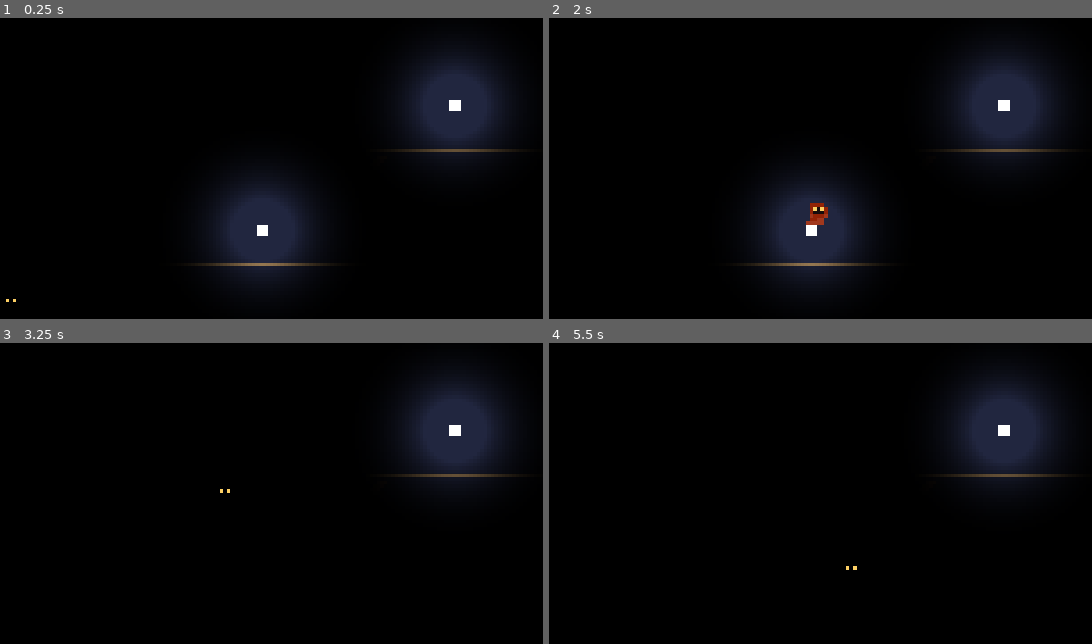
Above: before the commit, frames 1-4 (two rows, left to right).
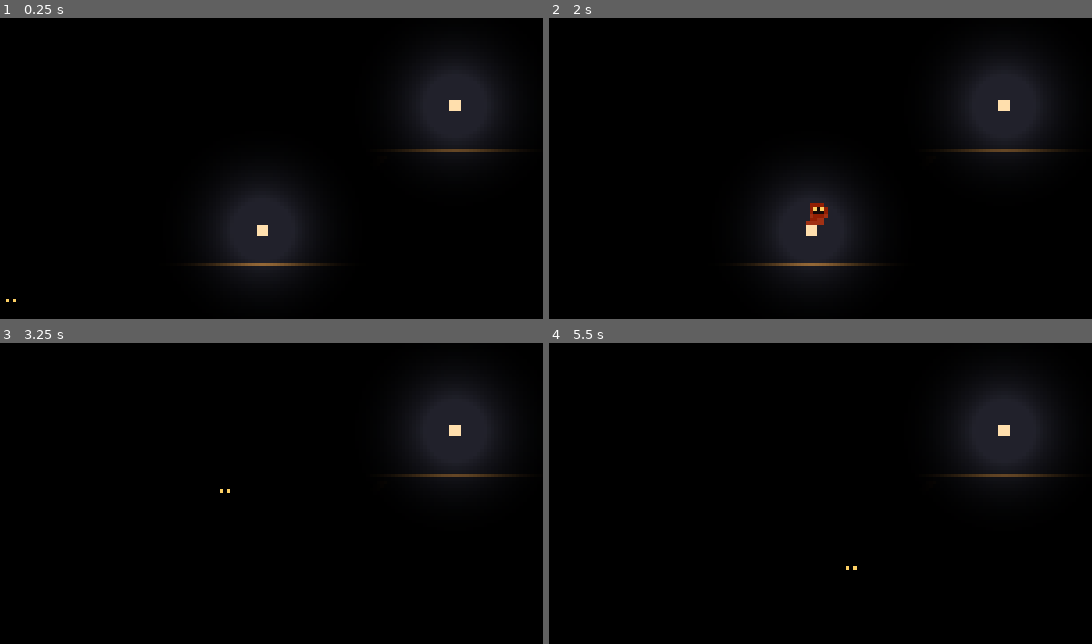
Above: after the commit, the same moments.

Repository: theoratkin/little-light-hoarder
Game: Godot game, scene res://scene/root.tscn
Same seed, same stepped clock (60 frames per second), same inputs: the game is played once before the commit and once after it.
Inputs:
- Up to frame 1 (0.25 s): no input
- Up to frame 2 (2 s): tap Enter at 0.5 s; hold D (right) from 0.53 s (still down); tap W (jump) at 0.77, 1.52 s; tap Space at 1.25 s
- Up to frame 3 (3.25 s): tap Enter at 2 s; release D (right) at 2.03 s; hold A (left) 2.03-2.78 s; tap Space at 2.75 s; hold D (right) from 2.78 s (still down); tap W (jump) at 3.02 s
- Up to frame 4 (5.5 s): tap Enter at 3.5 s; tap W (jump) at 3.77, 4.52 s; tap Space at 4.25 s; release D (right) at 4.28 s; hold A (left) 4.28-5.03 s; hold D (right) from 5.03 s (still down)

The runs differ from the first frame. In frame 1, 0.2% of the frame differs, in the area x 46-85%, y 27-83%; in frame 2, 0.2%; in frame 3, less than 0.1%; in frame 4, less than 0.1%.

Commit message:
Add yellow tint to the light

Diff:
--- a/prefab/light_mask.tscn
+++ b/prefab/light_mask.tscn
@@ -3,4 +3,5 @@
 [ext_resource path="res://texture/light.png" type="Texture" id=1]
 
 [node name="light_mask" type="Sprite"]
+modulate = Color( 1, 0.87451, 0.678431, 1 )
 texture = ExtResource( 1 )
